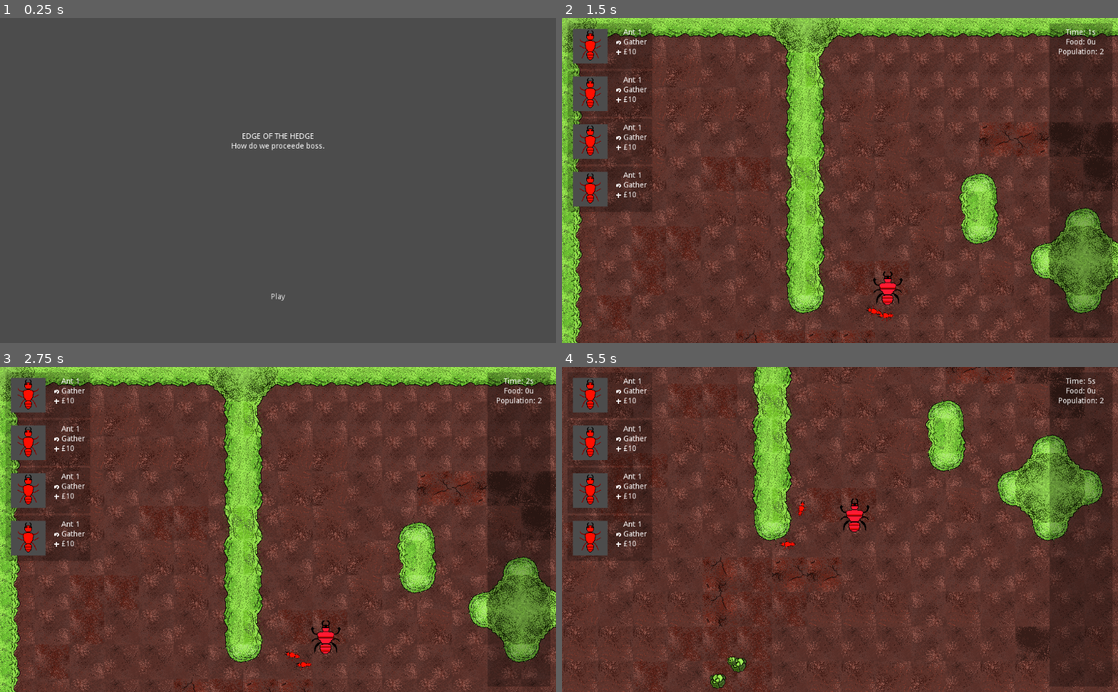
Above: before the commit, frames 1-4 (two rows, left to right).
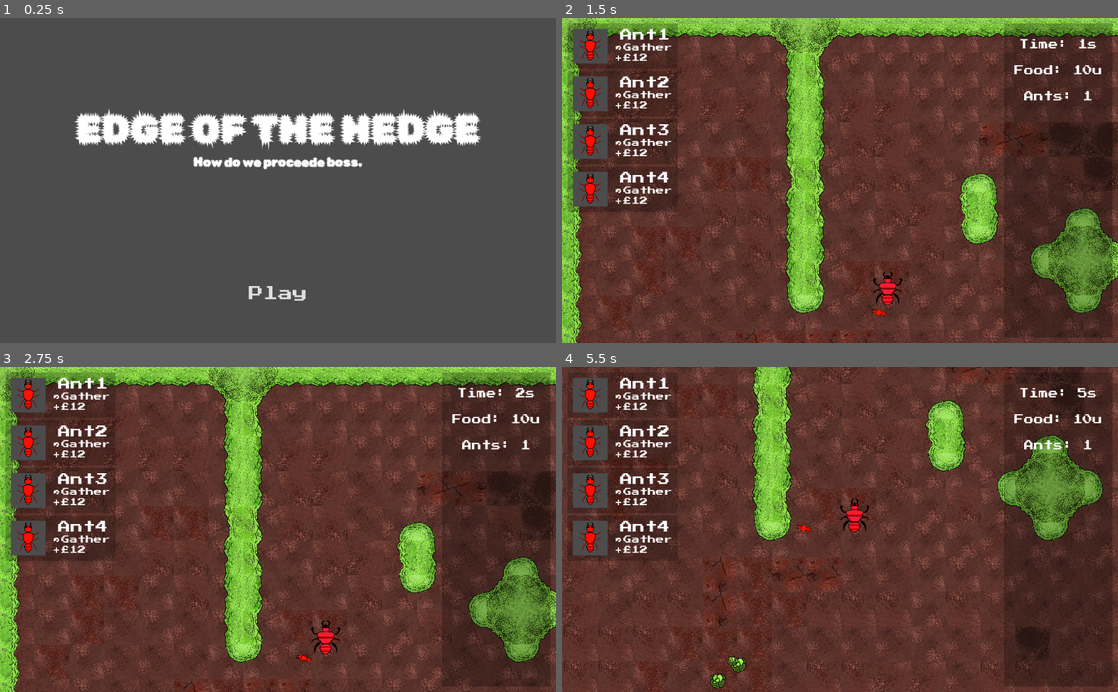
Above: after the commit, the same moments.

Repository: IBricchi/EdgeOfTheHedge
Game: Godot game, scene res://scenes/title_screen.tscn
Two runs of this game, one before a commit and one after it. Both use one fixed random seed, a clock stepped at 60 frames per second and the inputs below.
Inputs (mouse positions are in pixels of both pictures, inside the frame that each line leads up to):
- Up to frame 1 (0.25 s): no input
- Up to frame 2 (1.5 s): click "Play" at 0.5 s; click (617, 50) at 1.27 s
- Up to frame 3 (2.75 s): click (55, 399) at 2.02 s
- Up to frame 4 (5.5 s): click (617, 399) at 2.77 s; tap Enter at 3.5 s; move the mouse to (962, 513) at 3.52 s; hold S (camera_bottom) 3.53-4.28 s; move the mouse to (728, 545) at 4.27 s; tap Left (camera_left) at 4.35 s; move the mouse to (895, 458) at 5.02 s; hold D (camera_right) from 5.03 s (still down)

The runs differ from the first frame. In frame 1, 6.5% of the frame differs, in the area x 13-87%, y 27-87%; in frame 2, 5.9%; in frame 3, 5.9%; in frame 4, 5.6%.

Commit message:
Fix up UI and add music

Diff:
--- a/scenes/UI.tscn
+++ b/scenes/UI.tscn
@@ -1,11 +1,16 @@
-[gd_scene load_steps=5 format=2]
+[gd_scene load_steps=7 format=2]
 
 [ext_resource path="res://scenes/UI/ant_selector.tscn" type="PackedScene" id=1]
 [ext_resource path="res://scripts/UI.gd" type="Script" id=2]
 [ext_resource path="res://scenes/UI/ant_editor.tscn" type="PackedScene" id=3]
+[ext_resource path="res://assets/fonts/PressStart2P/PressStart2P-Regular.ttf" type="DynamicFontData" id=4]
 
 [sub_resource type="StyleBoxFlat" id=1]
 bg_color = Color( 0, 0, 0, 0.254902 )
+
+[sub_resource type="DynamicFont" id=2]
+size = 18
+font_data = ExtResource( 4 )
 
 [node name="UI" type="CanvasLayer"]
 script = ExtResource( 2 )
@@ -24,7 +29,7 @@
 [node name="list" type="VBoxContainer" parent="AntDetails"]
 margin_left = 10.0
 margin_top = 10.0
-margin_right = 166.0
+margin_right = 213.0
 margin_bottom = 590.0
 size_flags_horizontal = 3
 size_flags_vertical = 3
@@ -36,7 +41,7 @@
 anchor_bottom = 0.0
 margin_left = 0.0
 margin_top = 0.0
-margin_right = 156.0
+margin_right = 203.0
 margin_bottom = 84.0
 
 [node name="Ant2" parent="AntDetails/list" instance=ExtResource( 1 )]
@@ -46,7 +51,7 @@
 anchor_bottom = 0.0
 margin_left = 0.0
 margin_top = 88.0
-margin_right = 156.0
+margin_right = 203.0
 margin_bottom = 172.0
 
 [node name="Ant3" parent="AntDetails/list" instance=ExtResource( 1 )]
@@ -56,7 +61,7 @@
 anchor_bottom = 0.0
 margin_left = 0.0
 margin_top = 176.0
-margin_right = 156.0
+margin_right = 203.0
 margin_bottom = 260.0
 
 [node name="Ant4" parent="AntDetails/list" instance=ExtResource( 1 )]
@@ -66,14 +71,14 @@
 anchor_bottom = 0.0
 margin_left = 0.0
 margin_top = 264.0
-margin_right = 156.0
+margin_right = 203.0
 margin_bottom = 348.0
 
 [node name="ColonyStats" type="MarginContainer" parent="."]
 anchor_left = 1.0
 anchor_right = 1.0
 anchor_bottom = 1.0
-margin_left = -136.0
+margin_left = -220.0
 custom_constants/margin_right = 10
 custom_constants/margin_top = 10
 custom_constants/margin_left = 10
@@ -85,55 +90,59 @@
 [node name="cont" type="PanelContainer" parent="ColonyStats"]
 margin_left = 10.0
 margin_top = 10.0
-margin_right = 126.0
+margin_right = 210.0
 margin_bottom = 590.0
 size_flags_horizontal = 3
 custom_styles/panel = SubResource( 1 )
 
 [node name="cont" type="MarginContainer" parent="ColonyStats/cont"]
-margin_right = 116.0
+margin_right = 200.0
 margin_bottom = 580.0
 custom_constants/margin_right = 10
-custom_constants/margin_top = 10
+custom_constants/margin_top = 30
 custom_constants/margin_left = 10
 custom_constants/margin_bottom = 10
 
 [node name="list" type="VBoxContainer" parent="ColonyStats/cont/cont"]
 margin_left = 10.0
-margin_top = 10.0
-margin_right = 106.0
+margin_top = 30.0
+margin_right = 190.0
 margin_bottom = 570.0
+custom_constants/separation = 30
 
 [node name="Time" type="CenterContainer" parent="ColonyStats/cont/cont/list"]
-margin_right = 96.0
-margin_bottom = 14.0
+margin_right = 180.0
+margin_bottom = 18.0
 
 [node name="Label" type="Label" parent="ColonyStats/cont/cont/list/Time"]
-margin_left = 28.0
-margin_right = 68.0
-margin_bottom = 14.0
+margin_left = 36.0
+margin_right = 144.0
+margin_bottom = 18.0
+custom_fonts/font = SubResource( 2 )
 text = "Time: "
 
 [node name="PlayerFood" type="CenterContainer" parent="ColonyStats/cont/cont/list"]
-margin_top = 18.0
-margin_right = 96.0
-margin_bottom = 32.0
+margin_top = 48.0
+margin_right = 180.0
+margin_bottom = 66.0
 
 [node name="Label" type="Label" parent="ColonyStats/cont/cont/list/PlayerFood"]
-margin_left = 30.0
-margin_right = 65.0
-margin_bottom = 14.0
+margin_left = 45.0
+margin_right = 135.0
+margin_bottom = 18.0
+custom_fonts/font = SubResource( 2 )
 text = "Food:"
 
 [node name="Population" type="CenterContainer" parent="ColonyStats/cont/cont/list"]
-margin_top = 36.0
-margin_right = 96.0
-margin_bottom = 50.0
+margin_top = 96.0
+margin_right = 180.0
+margin_bottom = 114.0
 
 [node name="Label" type="Label" parent="ColonyStats/cont/cont/list/Population"]
-margin_right = 96.0
-margin_bottom = 14.0
-text = "Population:100"
+margin_right = 180.0
+margin_bottom = 18.0
+custom_fonts/font = SubResource( 2 )
+text = "Ants:10000"
 
 [node name="AntEditor" parent="." instance=ExtResource( 3 )]
 visible = false
--- a/scenes/UI/ant_selector.tscn
+++ b/scenes/UI/ant_selector.tscn
@@ -1,13 +1,22 @@
-[gd_scene load_steps=7 format=2]
+[gd_scene load_steps=10 format=2]
 
 [ext_resource path="res://assets/Basic Ant Idle.png" type="Texture" id=1]
 [ext_resource path="res://assets/KenneyUI/PNG/White/2x/plus.png" type="Texture" id=2]
 [ext_resource path="res://assets/KenneyUI/PNG/White/2x/return.png" type="Texture" id=3]
 [ext_resource path="res://scripts/UI/ant_selector.gd" type="Script" id=4]
 [ext_resource path="res://assets/KenneyUI/PNG/White/2x/larger.png" type="Texture" id=5]
+[ext_resource path="res://assets/fonts/PressStart2P/PressStart2P-Regular.ttf" type="DynamicFontData" id=6]
 
 [sub_resource type="StyleBoxFlat" id=1]
 bg_color = Color( 0, 0, 0, 0.219608 )
+
+[sub_resource type="DynamicFont" id=2]
+size = 23
+font_data = ExtResource( 6 )
+
+[sub_resource type="DynamicFont" id=3]
+size = 15
+font_data = ExtResource( 6 )
 
 [node name="Ant1" type="PanelContainer"]
 anchor_left = 0.5
@@ -25,7 +34,7 @@
 }
 
 [node name="cont" type="MarginContainer" parent="."]
-margin_right = 156.0
+margin_right = 209.0
 margin_bottom = 84.0
 custom_constants/margin_right = 10
 custom_constants/margin_top = 10
@@ -35,7 +44,7 @@
 [node name="cont" type="HBoxContainer" parent="cont"]
 margin_left = 10.0
 margin_top = 10.0
-margin_right = 146.0
+margin_right = 199.0
 margin_bottom = 74.0
 custom_constants/separation = 20
 
@@ -56,30 +65,31 @@
 
 [node name="controls" type="VBoxContainer" parent="cont/cont"]
 margin_left = 84.0
-margin_right = 136.0
+margin_right = 189.0
 margin_bottom = 64.0
 size_flags_horizontal = 3
 
 [node name="Label" type="Label" parent="cont/cont/controls"]
-margin_right = 52.0
-margin_bottom = 14.0
-text = "Ant 1"
+margin_right = 105.0
+margin_bottom = 23.0
+custom_fonts/font = SubResource( 2 )
+text = "Ant1"
 align = 1
 
 [node name="mode" type="HBoxContainer" parent="cont/cont/controls"]
-margin_top = 18.0
-margin_right = 52.0
-margin_bottom = 32.0
+margin_top = 27.0
+margin_right = 105.0
+margin_bottom = 42.0
 custom_constants/separation = 9
 
 [node name="cont" type="AspectRatioContainer" parent="cont/cont/controls/mode"]
-margin_bottom = 14.0
+margin_bottom = 15.0
 stretch_mode = 1
 
 [node name="Button" type="TextureButton" parent="cont/cont/controls/mode/cont"]
-margin_left = -7.0
-margin_right = 7.0
-margin_bottom = 14.0
+margin_left = -7.5
+margin_right = 7.5
+margin_bottom = 15.0
 texture_normal = ExtResource( 3 )
 texture_pressed = ExtResource( 3 )
 texture_hover = ExtResource( 3 )
@@ -90,9 +100,10 @@
 
 [node name="Label" type="Label" parent="cont/cont/controls/mode"]
 margin_left = 9.0
-margin_right = 52.0
-margin_bottom = 14.0
+margin_right = 99.0
+margin_bottom = 15.0
 size_flags_vertical = 1
+custom_fonts/font = SubResource( 3 )
 text = "Gather"
 align = 1
 valign = 1
@@ -101,19 +112,19 @@
 }
 
 [node name="birth" type="HBoxContainer" parent="cont/cont/controls"]
-margin_top = 36.0
-margin_right = 52.0
-margin_bottom = 50.0
+margin_top = 46.0
+margin_right = 105.0
+margin_bottom = 61.0
 custom_constants/separation = 9
 
 [node name="cont" type="AspectRatioContainer" parent="cont/cont/controls/birth"]
-margin_bottom = 14.0
+margin_bottom = 15.0
 stretch_mode = 1
 
 [node name="Button" type="TextureButton" parent="cont/cont/controls/birth/cont"]
-margin_left = -7.0
-margin_right = 7.0
-margin_bottom = 14.0
+margin_left = -7.5
+margin_right = 7.5
+margin_bottom = 15.0
 texture_normal = ExtResource( 2 )
 texture_pressed = ExtResource( 2 )
 texture_hover = ExtResource( 2 )
@@ -124,9 +135,10 @@
 
 [node name="Label" type="Label" parent="cont/cont/controls/birth"]
 margin_left = 9.0
-margin_right = 33.0
-margin_bottom = 14.0
+margin_right = 54.0
+margin_bottom = 15.0
 size_flags_vertical = 1
+custom_fonts/font = SubResource( 3 )
 text = "£10"
 align = 1
 valign = 1
@@ -137,7 +149,7 @@
 [node name="edit" type="AspectRatioContainer" parent="cont"]
 margin_left = 10.0
 margin_top = 10.0
-margin_right = 146.0
+margin_right = 199.0
 margin_bottom = 74.0
 stretch_mode = 1
 alignment_horizontal = 0
--- a/scenes/death_screen.tscn
+++ b/scenes/death_screen.tscn
@@ -1,8 +1,16 @@
-[gd_scene load_steps=4 format=2]
+[gd_scene load_steps=6 format=2]
 
 [ext_resource path="res://Scripts/death_screen.gd" type="Script" id=1]
-[ext_resource path="res://Assets/FontResource/ui-label.tres" type="DynamicFont" id=2]
-[ext_resource path="res://Assets/FontResource/subtitle.tres" type="DynamicFont" id=3]
+[ext_resource path="res://assets/fonts/PressStart2P/PressStart2P-Regular.ttf" type="DynamicFontData" id=2]
+[ext_resource path="res://assets/fonts/RubixBeastly/RubikBeastly-Regular.ttf" type="DynamicFontData" id=3]
+
+[sub_resource type="DynamicFont" id=1]
+size = 35
+font_data = ExtResource( 3 )
+
+[sub_resource type="DynamicFont" id=2]
+size = 27
+font_data = ExtResource( 2 )
 
 [node name="death_screen" type="MarginContainer"]
 anchor_right = 1.0
@@ -26,17 +34,17 @@
 
 [node name="title" type="CenterContainer" parent="cont"]
 margin_right = 994.0
-margin_bottom = 402.0
+margin_bottom = 413.0
 mouse_filter = 2
 size_flags_horizontal = 3
 size_flags_vertical = 3
 
 [node name="Label" type="Label" parent="cont/title"]
-margin_left = 239.0
-margin_top = 120.0
-margin_right = 754.0
-margin_bottom = 281.0
-custom_fonts/font = ExtResource( 3 )
+margin_left = 205.0
+margin_top = 118.0
+margin_right = 788.0
+margin_bottom = 295.0
+custom_fonts/font = SubResource( 1 )
 text = "You ran out of money in 1 turns.
 
 This led to your immediate
@@ -44,7 +52,7 @@
 align = 1
 
 [node name="cont" type="MarginContainer" parent="cont"]
-margin_top = 406.0
+margin_top = 417.0
 margin_right = 994.0
 margin_bottom = 570.0
 custom_constants/margin_top = 60
@@ -53,36 +61,36 @@
 [node name="options" type="HBoxContainer" parent="cont/cont"]
 margin_top = 60.0
 margin_right = 994.0
-margin_bottom = 104.0
+margin_bottom = 93.0
 mouse_filter = 2
 size_flags_horizontal = 3
 
 [node name="menu" type="CenterContainer" parent="cont/cont/options"]
 margin_right = 495.0
-margin_bottom = 44.0
+margin_bottom = 33.0
 mouse_filter = 2
 size_flags_horizontal = 3
 size_flags_vertical = 3
 
 [node name="button" type="Button" parent="cont/cont/options/menu"]
-margin_left = 152.0
-margin_right = 342.0
-margin_bottom = 44.0
-custom_fonts/font = ExtResource( 2 )
+margin_left = 120.0
+margin_right = 375.0
+margin_bottom = 33.0
+custom_fonts/font = SubResource( 2 )
 text = "Main Menu"
 flat = true
 
 [node name="play" type="CenterContainer" parent="cont/cont/options"]
 margin_left = 499.0
 margin_right = 994.0
-margin_bottom = 44.0
+margin_bottom = 33.0
 mouse_filter = 2
 size_flags_horizontal = 3
 
 [node name="button" type="Button" parent="cont/cont/options/play"]
-margin_left = 158.0
-margin_right = 337.0
-margin_bottom = 44.0
-custom_fonts/font = ExtResource( 2 )
+margin_left = 106.0
+margin_right = 388.0
+margin_bottom = 33.0
+custom_fonts/font = SubResource( 2 )
 text = "Start Over"
 flat = true
--- a/scenes/game.tscn
+++ b/scenes/game.tscn
@@ -6,6 +6,7 @@
 [ext_resource path="res://scenes/UI.tscn" type="PackedScene" id=4]
 [ext_resource path="res://scripts/lettuce_spawn.gd" type="Script" id=5]
 [ext_resource path="res://scripts/cam.gd" type="Script" id=6]
+[ext_resource path="res://assets/music/ForestWalk-320bit.mp3" type="AudioStream" id=7]
 
 [sub_resource type="ConvexPolygonShape2D" id=1]
 points = PoolVector2Array( 32, 32, 32, 32, 32, 32, 32, 0, 64, 0, 64, 64, 32, 64 )
@@ -262,3 +263,7 @@
 script = ExtResource( 5 )
 
 [node name="Timer" type="Timer" parent="LettuceSpawner"]
+
+[node name="AudioStreamPlayer" type="AudioStreamPlayer" parent="."]
+stream = ExtResource( 7 )
+autoplay = true
--- a/scenes/title_screen.tscn
+++ b/scenes/title_screen.tscn
@@ -1,6 +1,20 @@
-[gd_scene load_steps=2 format=2]
+[gd_scene load_steps=7 format=2]
 
+[ext_resource path="res://assets/fonts/PressStart2P/PressStart2P-Regular.ttf" type="DynamicFontData" id=1]
+[ext_resource path="res://assets/fonts/RubixBeastly/RubikBeastly-Regular.ttf" type="DynamicFontData" id=2]
 [ext_resource path="res://Scripts/title_screen.gd" type="Script" id=4]
+
+[sub_resource type="DynamicFont" id=1]
+size = 71
+font_data = ExtResource( 2 )
+
+[sub_resource type="DynamicFont" id=2]
+size = 23
+font_data = ExtResource( 2 )
+
+[sub_resource type="DynamicFont" id=3]
+size = 27
+font_data = ExtResource( 1 )
 
 [node name="title_screen" type="MarginContainer"]
 anchor_right = 1.0
@@ -24,27 +38,29 @@
 
 [node name="title" type="CenterContainer" parent="cont"]
 margin_right = 994.0
-margin_bottom = 426.0
+margin_bottom = 413.0
 mouse_filter = 2
 size_flags_horizontal = 3
 size_flags_vertical = 3
 
 [node name="cont" type="VBoxContainer" parent="cont/title"]
-margin_left = 411.0
-margin_top = 197.0
-margin_right = 583.0
-margin_bottom = 229.0
+margin_left = 125.0
+margin_top = 148.0
+margin_right = 868.0
+margin_bottom = 265.0
 
 [node name="title" type="Label" parent="cont/title/cont"]
-margin_right = 172.0
-margin_bottom = 14.0
+margin_right = 743.0
+margin_bottom = 85.0
+custom_fonts/font = SubResource( 1 )
 text = "EDGE OF THE HEDGE"
 align = 1
 
 [node name="subtitle" type="Label" parent="cont/title/cont"]
-margin_top = 18.0
-margin_right = 172.0
-margin_bottom = 32.0
+margin_top = 89.0
+margin_right = 743.0
+margin_bottom = 117.0
+custom_fonts/font = SubResource( 2 )
 text = "How do we proceede boss."
 align = 1
 __meta__ = {
@@ -52,7 +68,7 @@
 }
 
 [node name="cont" type="MarginContainer" parent="cont"]
-margin_top = 430.0
+margin_top = 417.0
 margin_right = 994.0
 margin_bottom = 570.0
 custom_constants/margin_top = 60
@@ -61,20 +77,21 @@
 [node name="options" type="HBoxContainer" parent="cont/cont"]
 margin_top = 60.0
 margin_right = 994.0
-margin_bottom = 80.0
+margin_bottom = 93.0
 mouse_filter = 2
 size_flags_horizontal = 3
 
 [node name="play" type="CenterContainer" parent="cont/cont/options"]
 margin_right = 994.0
-margin_bottom = 20.0
+margin_bottom = 33.0
 mouse_filter = 2
 size_flags_horizontal = 3
 size_flags_vertical = 3
 
 [node name="button" type="Button" parent="cont/cont/options/play"]
-margin_left = 478.0
-margin_right = 516.0
-margin_bottom = 20.0
+margin_left = 437.0
+margin_right = 557.0
+margin_bottom = 33.0
+custom_fonts/font = SubResource( 3 )
 text = "Play"
 flat = true
--- a/scripts/UI.gd
+++ b/scripts/UI.gd
@@ -20,7 +20,7 @@
 var population: int = 0 setget set_population
 func set_population(val):
 	population = val
-	population_label.text = "Population: %d" % val
+	population_label.text = "Ants: %d" % val
 
 var player_food: int = 0 setget set_food
 func set_food(val):
@@ -31,6 +31,8 @@
 	for ant in ants:
 		ant.connect("open_ant_editor", self, "open_ant_editor")
 		ant.connect("birth_ant", self, "on_birth_ant")
+		ant_editor.ant = ant
+		ant_editor.compute_data()
 
 func _process(delta):
 	self.time += delta
--- a/scripts/UI/ant_editor.gd
+++ b/scripts/UI/ant_editor.gd
@@ -2,14 +2,30 @@
 
 onready var exit = $exit
 
-var ant
+var ant setget set_ant
+func set_ant(val):
+	ant = val
+	#	IMPORTANT DO NOT DO SELF.VARIABLE so not to actiavte setter function
+	color = ant.color
+	speed = ant.speed
+	strength = ant.strength
+	health = ant.health
+	hunger = ant.hunger
+
+	title.text = ant.name
+	color_slider.value = color.h * 255
+	speed_slider.value = speed
+	strength_slider.value = strength
+	health_slider.value = health
+	hunger_slider.value = hunger
+	compute_data()
 
 # cost
 var cost setget set_cost
 onready var cost_label = $panel/cont/cont/info/data_cont/data/cost
 func set_cost(val):
-	cost = val
-	ant.cost = val
+	cost = int(val)
+	ant.cost = int(val)
 	cost_label.text = "Cost: %d" % val
 
 # color
@@ -25,7 +41,7 @@
 var hunger setget set_hunger
 onready var hunger_slider = $panel/cont/cont/controls/vals/hunger
 func set_hunger(val):
-	hunger = val / hunger_slider.max_value
+	hunger = val
 	ant.hunger = val
 	compute_data()
 var hunger_rate setget set_hunger_rate
@@ -39,7 +55,7 @@
 var speed setget set_speed
 onready var speed_slider = $panel/cont/cont/controls/vals/speed
 func set_speed(val):
-	speed = val / speed_slider.max_value
+	speed = val
 	ant.speed = val
 	compute_data()
 
@@ -47,7 +63,7 @@
 var strength setget set_strength
 onready var strength_slider = $panel/cont/cont/controls/vals/strength
 func set_strength(val):
-	strength = val / strength_slider.max_value
+	strength = val
 	ant.strength = val
 	compute_data()
 
@@ -55,7 +71,7 @@
 var health setget set_health
 onready var health_slider = $panel/cont/cont/controls/vals/health
 func set_health(val):
-	health = val / health_slider.max_value
+	health = val
 	ant.health = val
 	compute_data()
 
@@ -74,20 +90,6 @@
 func open_for(ant):
 	visible = true
 	self.ant = ant;
-#	IMPORTANT DO NOT DO SELF.VARIABLE so not to actiavte setter function
-	color = ant.color
-	speed = ant.speed
-	strength = ant.strength
-	health = ant.health
-	hunger = ant.hunger
-
-	title.text = ant.name
-	color_slider.value = color.h * 255
-	speed_slider.value = speed
-	strength_slider.value = strength
-	health_slider.value = health
-	hunger_slider.value = hunger
-	compute_data()
 
 func on_update_color(val):
 	self.color = Color.from_hsv(val/255.0, 1, 1)
@@ -105,5 +107,14 @@
 	self.health = val
 
 func compute_data():
-	self.cost = (self.speed + self.strength + self.hunger + self.health) * 25
-	self.hunger_rate = (self.speed + self.strength + self.health) / 3 * 2
+	self.cost = (
+		self.speed / speed_slider.max_value +
+		self.strength / strength_slider.max_value +
+		self.hunger / hunger_slider.max_value +
+		self.health / health_slider.max_value
+	) * 25
+	self.hunger_rate = (
+		self.speed / speed_slider.max_value +
+		self.strength / strength_slider.max_value +
+		self.health / health_slider.max_value
+	) / 3 * 2
--- a/scripts/UI/ant_selector.gd
+++ b/scripts/UI/ant_selector.gd
@@ -77,14 +77,15 @@
 onready var birth_button = $cont/cont/controls/birth/cont/Button
 
 func _ready():
-	self.cost = 10
-	self.hunger = 10
+	self.hunger = 15
 	self.hunger_rate = 1
 	self.color = Color.from_hsv(0.01,1,1)
-	self.speed = 30
-	self.strength = 10
-	self.health = 10
+	self.speed = 20
+	self.strength = 1
+	self.health = 5
 	self.mode = Mode.gather
+
+	$cont/cont/controls/Label.text = name
 
 	edit_button.connect("button_up", self, "on_edit_pressed")
 	mode_button.connect("button_up", self, "on_switch_mode")
--- a/scripts/title_screen.gd
+++ b/scripts/title_screen.gd
@@ -1,7 +1,6 @@
 extends Control
 
 onready var play: Button = $"cont/cont/options/play/button"
-onready var settings: Button = $"cont/cont/options/settings/button"
 
 func _ready():
 	play.connect("button_down", self, "_on_play")
Not shown, added: assets/fonts/RubixBeastly/OFL.txt
Binary file added: assets/fonts/RubixBeastly/RubikBeastly-Regular.ttf
Not shown, added: assets/music/ForestWalk-320bit.mp3.import
Not shown, added: attribution.txt
Not shown: 1 places in scenes/game.tscn that only renumber resources
Not shown, added: assets/music/ForestWalk-320bit.mp3
